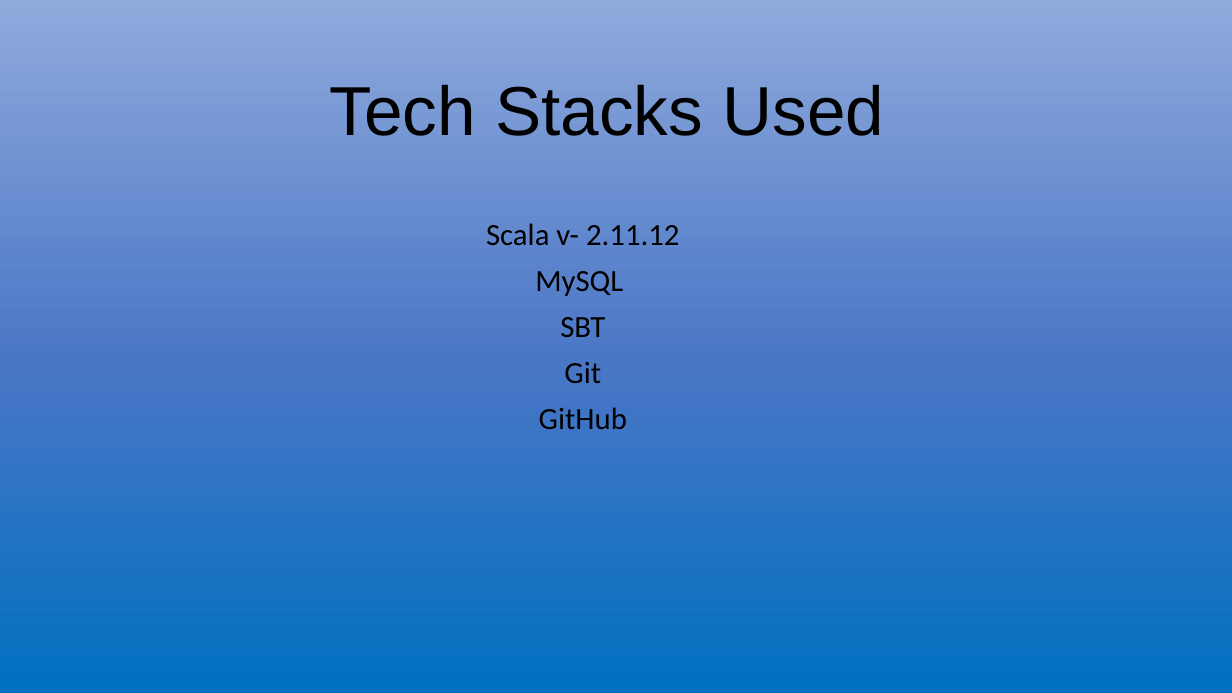
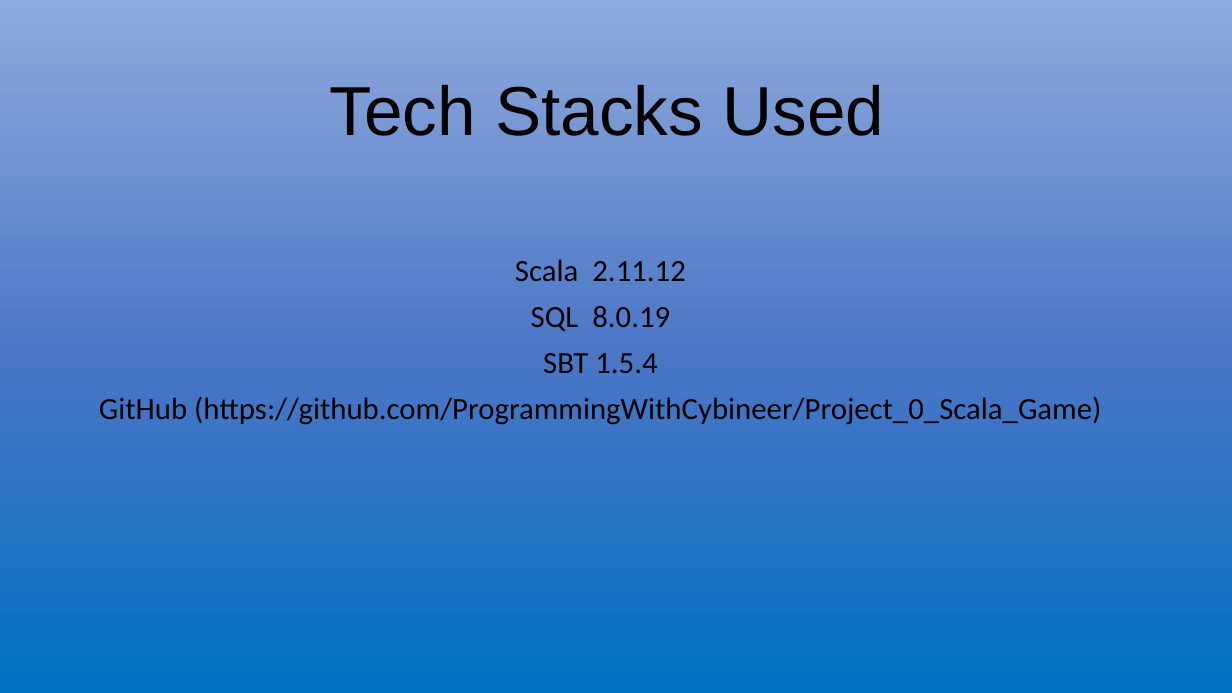
Before and after one commit to ProgrammingWithCybineer/Project_0_Scala_Game, a slide deck: slide 3 of Project_0_PowerPoint.pptx (slide 2 before the commit). Drawn at 1232x693 pixels with LibreOffice and Linux fonts; fonts in the diff are those of the drawing. Boxes give left, top, right and bottom in pixels: in the first picture for what was removed or moved away, otherwise in the second. Text is boxed around its words. In the diff, an @@ line names an element or a change of style, - is before the commit and + after.

```diff
--- a/Project_0_PowerPoint.pptx
+++ b/Project_0_PowerPoint.pptx
@@ subtitle at (99, 259, 1101, 425): text changed @@
-Scala v- 2.11.12
-MySQL
-SBT
-Git
-GitHub
+Scala 2.11.12
+SQL 8.0.19
+SBT 1.5.4
+GitHub (https://github.com/ProgrammingWithCybineer/Project_0_Scala_Game)
```
Also in this commit, not shown: 1 other slide changed, 1 slide added, 36 other files.
